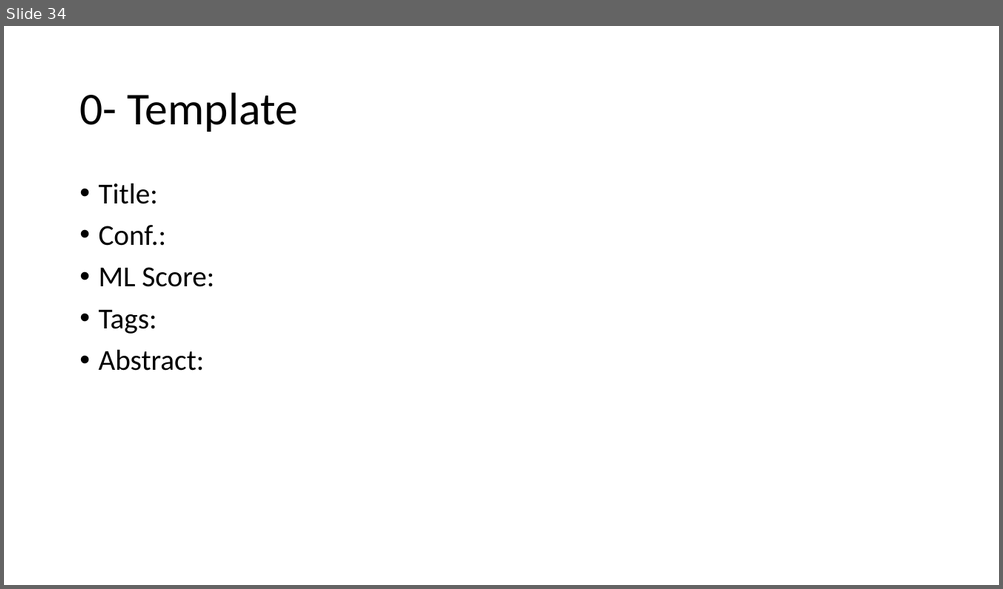
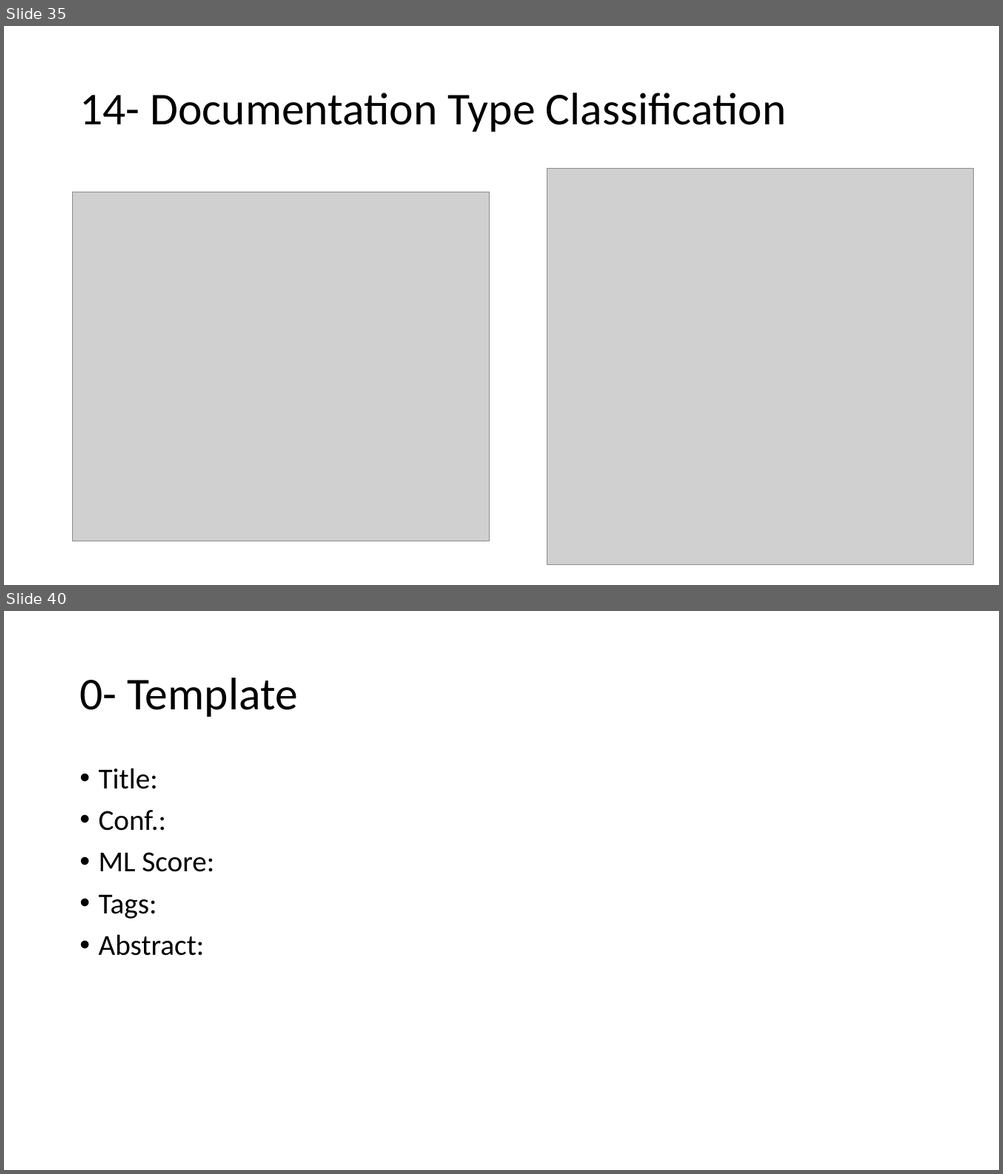
Before and after one commit to AhmadM-DL/SEML, a slide deck: SEML.pptx. Shown one above the other, each under a label of ours: slide 34 before the commit, slides 35 and 40 after it; the slides between them are not shown. The pictures are 1003x589 and 1003x1174 pixels, drawn with LibreOffice and Linux fonts; fonts in the diff are those of the drawing; grey boxes stand for pictures. Boxes give left, top, right and bottom in pixels: in the first picture for what was removed or moved away, otherwise in the second. Text is boxed around its words. In the diff, an @@ line names an element or a change of style, - is before the commit and + after.

```diff
--- a/SEML.pptx
+++ b/SEML.pptx
@@ slide 35 added at (x1=4, y1=26, x2=999, y2=585), background #FFFFFF @@
@@ title added at (x1=79, y1=93, x2=786, y2=132), 44 pt, text #000000 @@
+14- Documentation Type Classification
@@ picture added at (x1=547, y1=169, x2=973, y2=565) @@
@@ picture added at (x1=73, y1=192, x2=489, y2=542) @@
@@ what was slide 34 is now slide 40 @@
```
Also in this commit, not shown: 1 slide changed, 5 other slides added.
